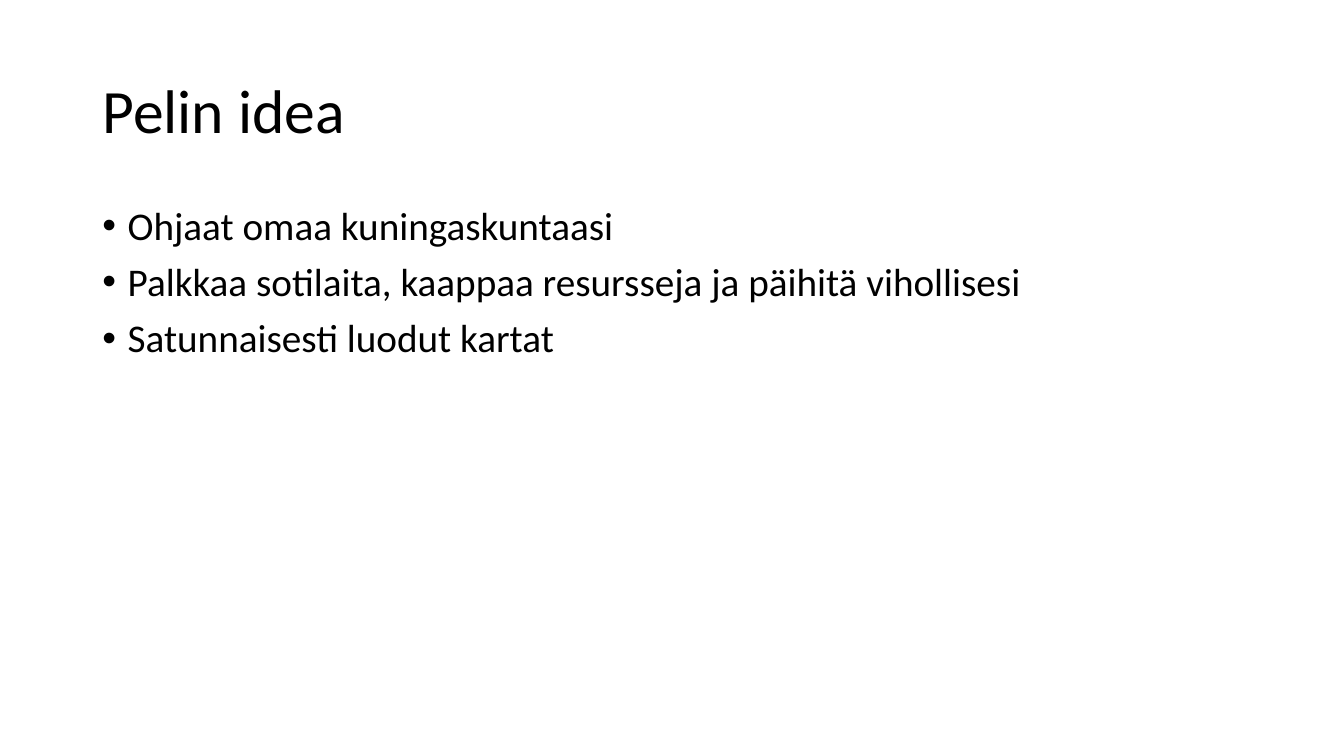
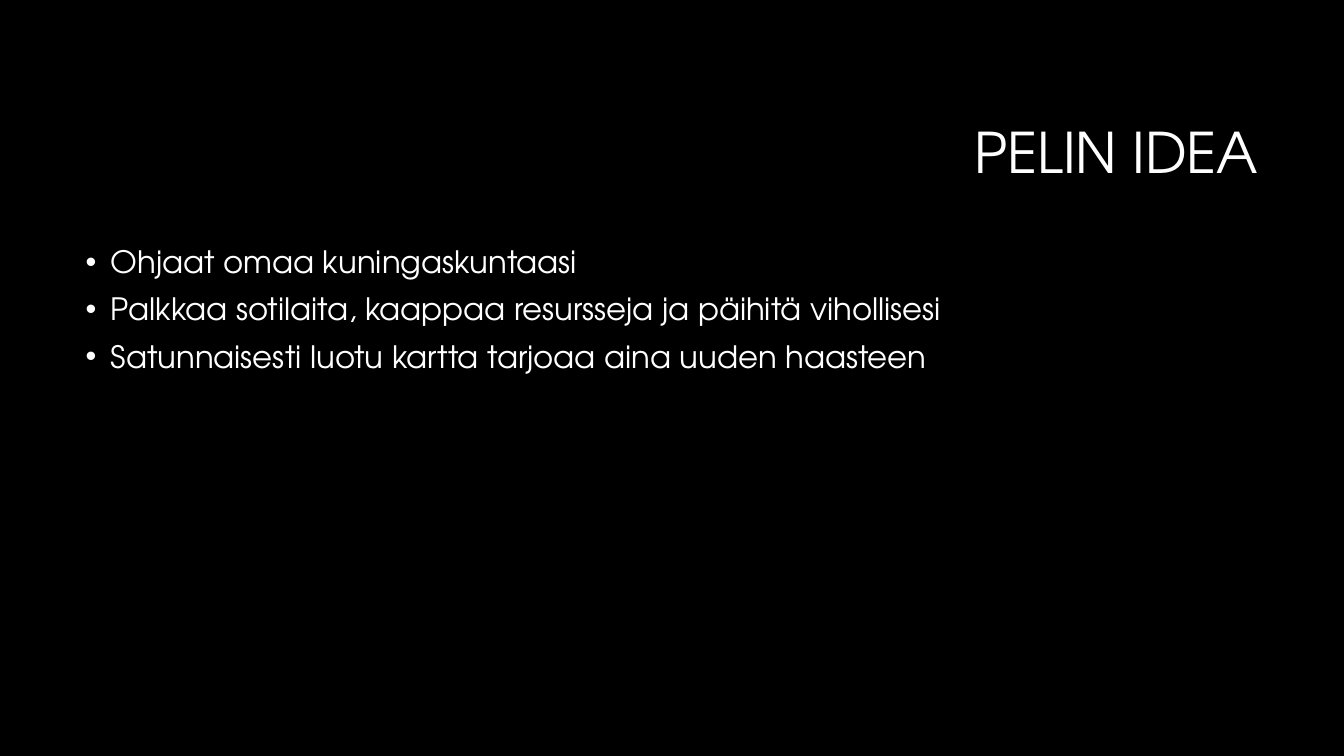
Before and after one commit to Jisti007/Mobile-Project-ideal-broccoli, a slide deck: slide 4 of documentation/presentation/Project Onslaught.pptx. Drawn at 1344x756 pixels with LibreOffice and Linux fonts; fonts in the diff are those of the drawing; background and template pictures are left out. Boxes give left, top, right and bottom in pixels: in the first picture for what was removed or moved away, otherwise in the second. Text is boxed around its words. In the diff, an @@ line names an element or a change of style, - is before the commit and + after.

```diff
--- a/documentation/presentation/Project Onslaught.pptx
+++ b/documentation/presentation/Project Onslaught.pptx
@@ background #FFFFFF to #000000 @@
@@ title at (974, 131, 1259, 173): text changed; size 44 to 40 pt; font Calibri to TeX Gyre Adventor; text colour #000000 to #FFFFFF @@
-Pelin idea
+PELIN IDEA
@@ text "Ohjaat omaa kuningaskuntaasi": place and size @@
-text "Ohjaat omaa kuningaskuntaasi" at (128, 212, 1020, 353)
+text "Ohjaat omaa kuningaskuntaasi" at (111, 250, 941, 374)
@@ text at (111, 250, 941, 326): size 28 to 22 pt, font Calibri to TeX Gyre Adventor, text colour #000000 to #FFFFFF in "Ohjaat omaa kuningaskuntaasi", "Palkkaa sotilaita, kaappaa resursseja ja päihitä vihollisesi" @@
@@ text at (111, 345, 926, 374): text changed; size 28 to 22 pt; font Calibri to TeX Gyre Adventor; text colour #000000 to #FFFFFF @@
-• Satunnaisesti luodut kartat
+• Satunnaisesti luotu kartta tarjoaa aina uuden haasteen
```
Also in this commit, not shown: 7 other slides changed, 3 slides added, 2 slides removed, 6 other files.
